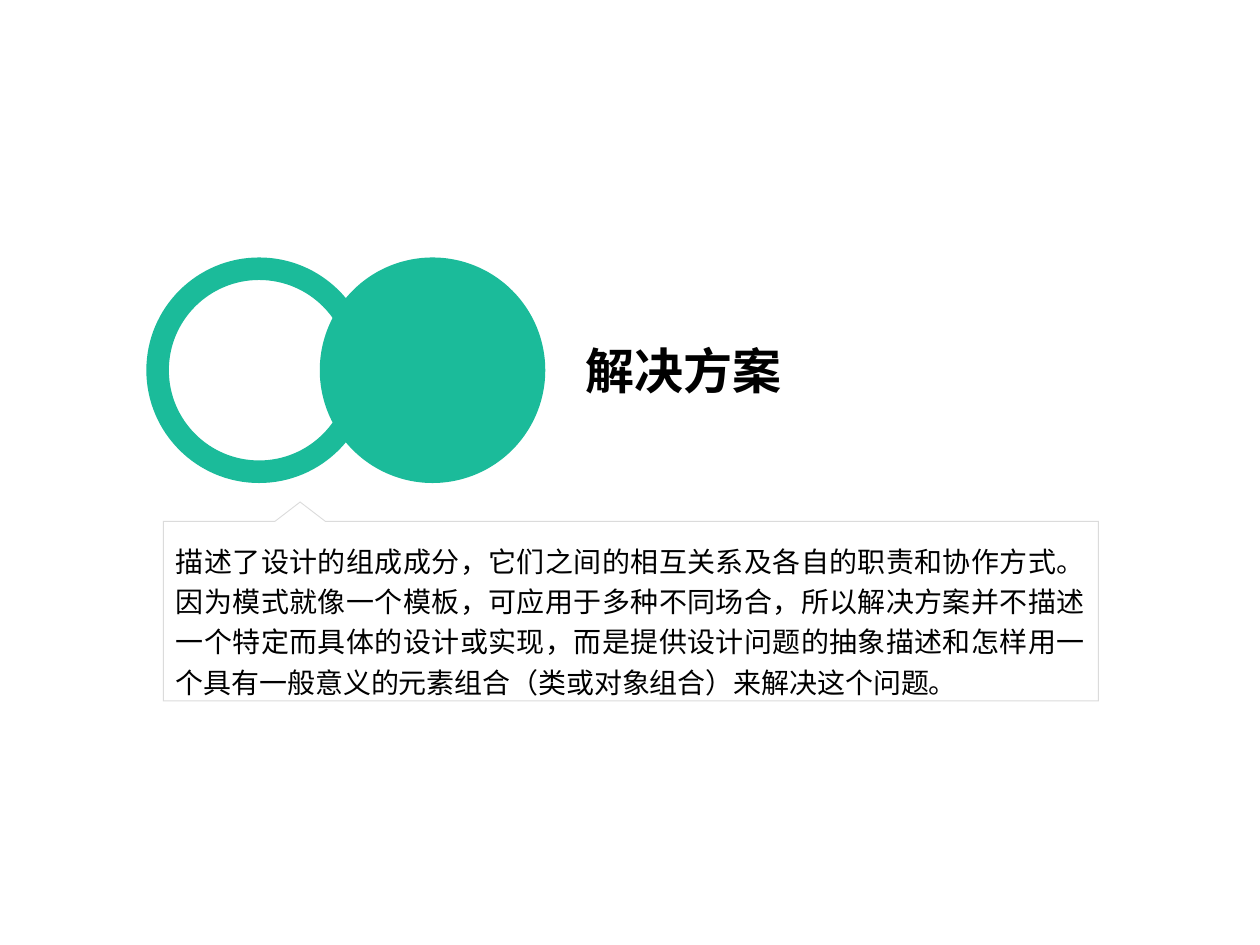
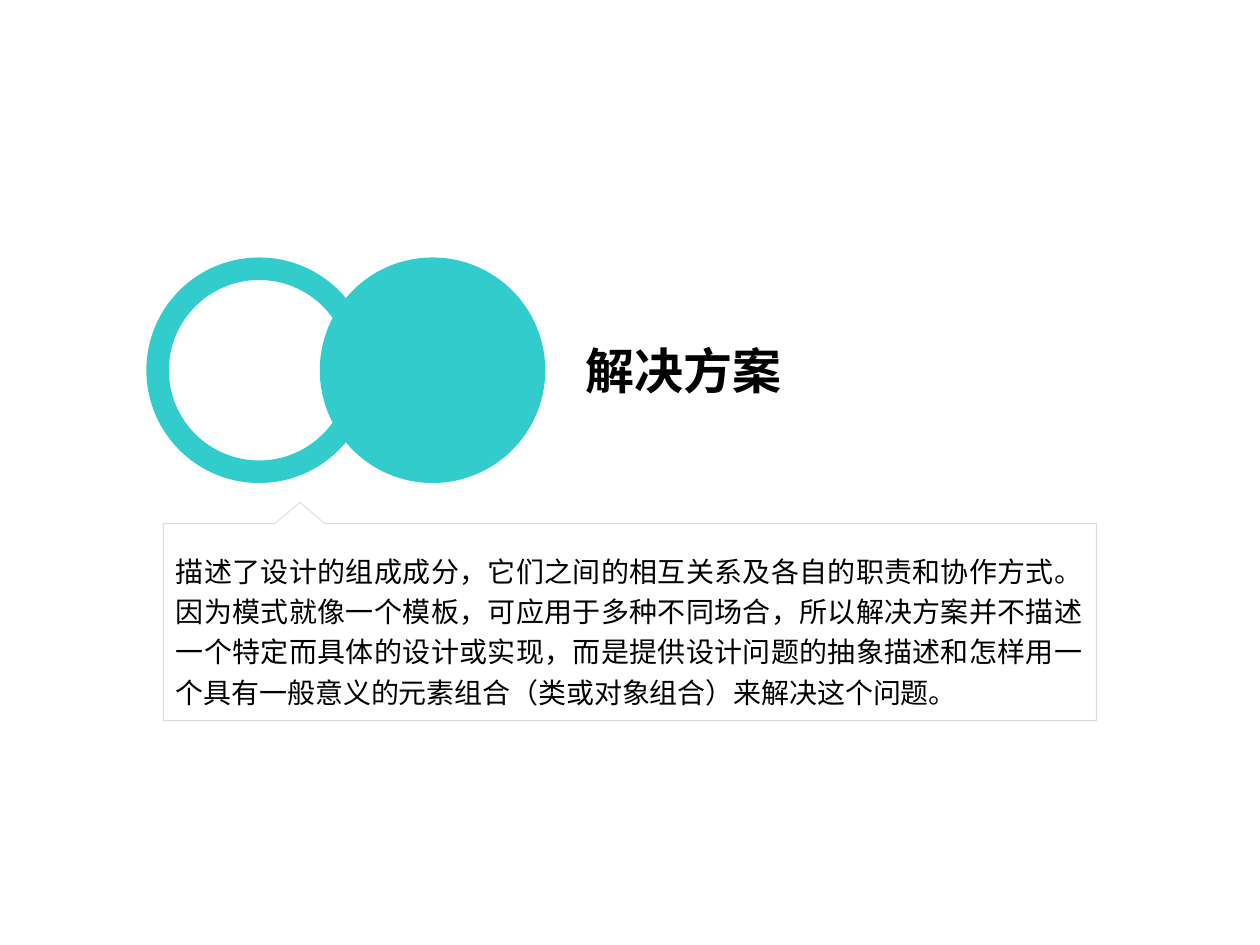
Before and after one commit to PlumpMath/DesignPattern-108, a slide deck: slide 6 of doc/Design Pattern.ppt. Drawn at 1260x945 pixels with LibreOffice and Linux fonts; fonts in the diff are those of the drawing. Boxes give left, top, right and bottom in pixels: in the first picture for what was removed or moved away, otherwise in the second. Text is boxed around its words. In the diff, an @@ line names an element or a change of style, - is before the commit and + after.

```diff
--- a/doc/Design Pattern.ppt
+++ b/doc/Design Pattern.ppt
@@ freeform shape at bbox=[146, 257, 372, 483]: fill #1BBB9A to #33CCCC @@
@@ ellipse at bbox=[320, 257, 546, 483]: fill #1BBB9A to #33CCCC @@
@@ freeform shape "描述了设计的组成成分，它们之间的相互关系及各自的职责和协作方式。因为模式就像一个模板，可应用于多种不同场合，所以解决方案 ...": place and size @@
-freeform shape "描述了设计的组成成分，它们之间的相互关系及各自的职责和协作方式。因为模式就像一个模板，可应用于多种不同场合，所以解决方案 ..." at bbox=[164, 501, 1099, 701]
+freeform shape "描述了设计的组成成分，它们之间的相互关系及各自的职责和协作方式。因为模式就像一个模板，可应用于多种不同场合，所以解决方案 ..." at bbox=[164, 503, 1096, 721]
```
Also in this commit, not shown: 12 other slides changed.
